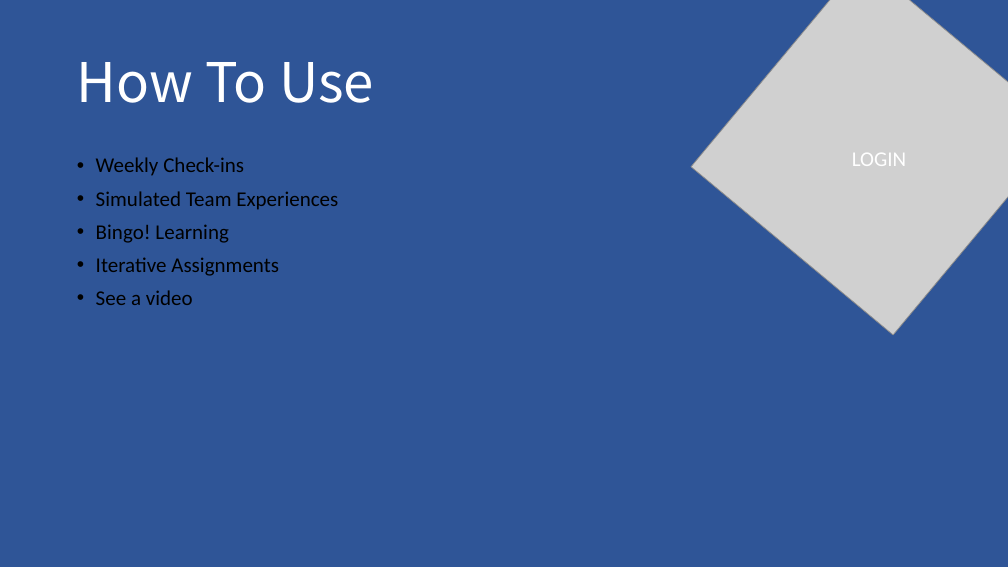
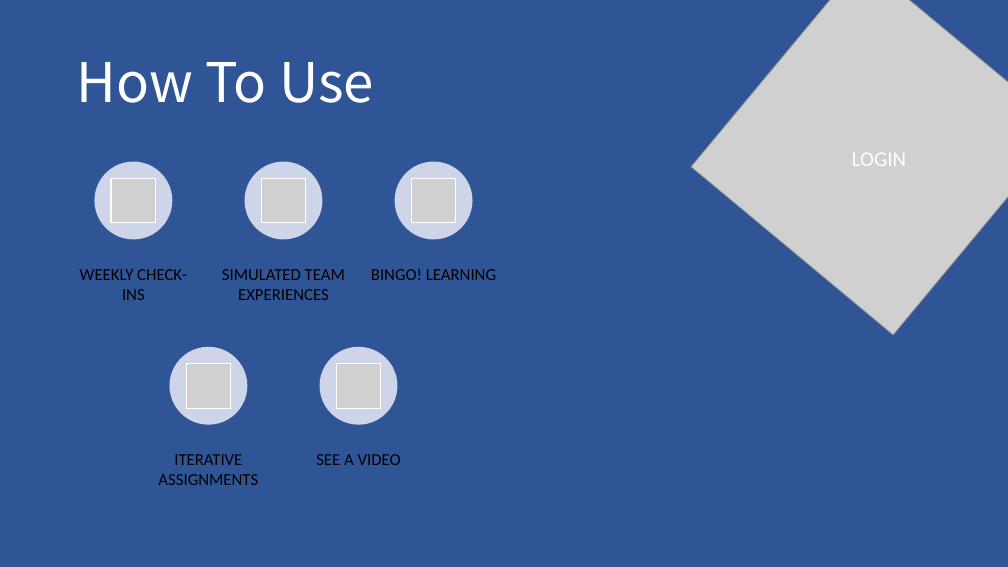
Before and after one commit to mgmodell/CoLab, a slide deck: slide 9 of doc/intro_screen/colabppt.pptx (slide 8 before the commit). Drawn at 1008x567 pixels with LibreOffice and Linux fonts; fonts in the diff are those of the drawing; grey boxes stand for pictures. Boxes give left, top, right and bottom in pixels: in the first picture for what was removed or moved away, otherwise in the second. Text is boxed around its words. In the diff, an @@ line names an element or a change of style, - is before the commit and + after.

```diff
--- a/doc/intro_screen/colabppt.pptx
+++ b/doc/intro_screen/colabppt.pptx
@@ text removed at (x1=96, y1=157, x2=338, y2=305) @@
-• Weekly Check-ins
-• Simulated Team Experiences
-• Bingo! Learning
-• Iterative Assignments
-• See a video
@@ group added at (x1=80, y1=162, x2=496, y2=485): 5 ellipses, 5 pictures, 5 texts @@
+WEEKLY CHECK-INS
+SIMULATED TEAM EXPERIENCES
+BINGO! LEARNING
+ITERATIVE ASSIGNMENTS
+SEE A VIDEO
```
Also in this commit, not shown: 5 other slides changed, 1 other file.
